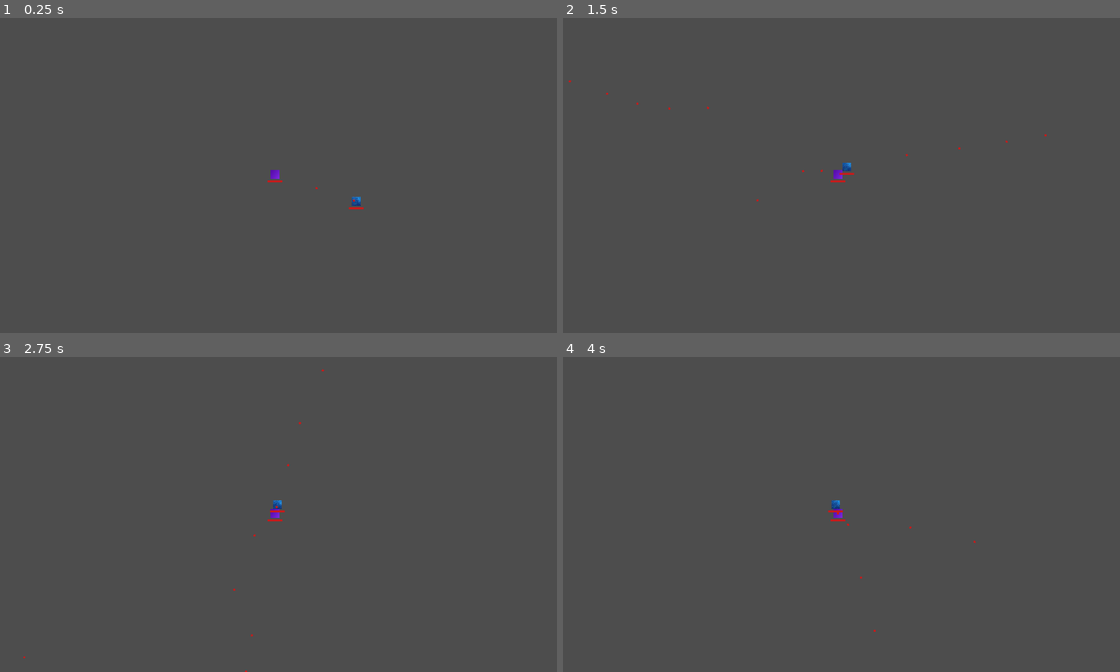
Above: before the commit, frames 1-4 (two rows, left to right).
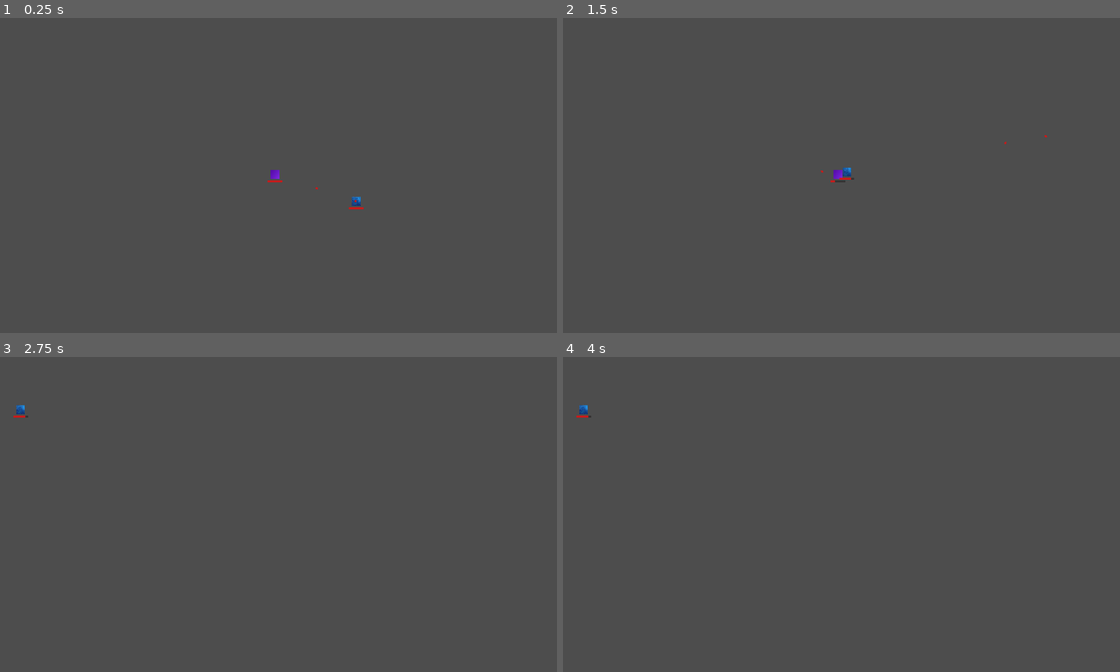
Above: after the commit, the same moments.

Repository: M-E-7/mob-fighter
Game: Godot game, scene res://Levels/basic_level.tscn
Two runs of this game, one before a commit and one after it. Both use one fixed random seed, a clock stepped at 60 frames per second and the inputs below.
Inputs (mouse positions are in pixels of both pictures, inside the frame that each line leads up to):
- Up to frame 1 (0.25 s): no input
- Up to frame 2 (1.5 s): tap Enter at 0.5 s; move the mouse to (964, 159) at 0.52 s; press the mouse at (964, 159) at 0.53 s; hold Right (ui_right) 0.53-1.28 s; move the mouse to (724, 191) at 1.27 s; release the mouse at (724, 191) at 1.28 s; hold Down (ui_down) from 1.28 s (still down); click (724, 191) at 1.35 s
- Up to frame 3 (2.75 s): move the mouse to (328, 445) at 2.02 s; release Down (ui_down) at 2.03 s; press the mouse at (328, 445) at 2.03 s; hold Right (ui_right) from 2.03 s (still down)
- Up to frame 4 (4 s): tap Space at 2.75 s; move the mouse to (808, 577) at 2.77 s; release Right (ui_right) at 2.78 s; release the mouse at (808, 577) at 2.78 s; hold Up (ui_up) 2.78-3.53 s; click (808, 577) at 2.85 s; move the mouse to (1008, 561) at 3.52 s; press the mouse at (1008, 561) at 3.53 s; hold Left (ui_left) from 3.53 s (still down)

The runs differ from the first frame. In frame 1, less than 0.1% of the frame differs, in the area x 56-65%, y 53-59%; in frame 2, 0.1%; in frame 3, 0.2%, in the area x 2-59%, y 3-100%; in frame 4, 0.2%.

Commit message:
renamed to livingEntity and fixed hurtbox damage

Diff:
--- a/Autoloads/event_bus.gd
+++ b/Autoloads/event_bus.gd
@@ -2,10 +2,10 @@
 ## Global event bus for decoupled communication between systems
 
 # Entity lifecycle
-signal entity_died(entity: Node)
+signal entity_died(entity: LivingEntity)
 
 # Damage
-signal entity_damaged(entity: Node, amount: float)
+signal entity_damaged(entity: LivingEntity, amount: float)
 
 # Health
-signal health_changed(entity: Node, current_health: float, max_health: float)
+signal health_changed(entity: LivingEntity, current_health: float, max_health: float)
--- a/Components/enemy_movement_component.gd
+++ b/Components/enemy_movement_component.gd
@@ -2,7 +2,7 @@
 class_name EnemyMovementComponent
 ## Component that moves the enemy towards the player
 
-@export var entity: Entity
+@export var entity: LivingEntity
 
 var player: Node2D
 
--- a/Components/health_component.gd
+++ b/Components/health_component.gd
@@ -2,7 +2,7 @@
 class_name HealthComponent
 ## Component that manages health state and emits signals on change
 
-@export var entity: Entity
+@export var entity: LivingEntity
 
 var current_health: float
 var max_health: float
--- a/Components/player_movement_component.gd
+++ b/Components/player_movement_component.gd
@@ -9,7 +9,7 @@
 # @export var friction: float = 800.0
 
 # var player: CharacterBody2D
-@export var entity: Entity
+@export var entity: LivingEntity
 
 
 func _ready() -> void:
--- a/Components/shoot_component.gd
+++ b/Components/shoot_component.gd
@@ -2,7 +2,7 @@
 class_name ShootComponent
 ## Base shooting component - override get_direction() and should_shoot() in subclasses
 
-@export var entity: Entity
+@export var entity: LivingEntity
 @export var bullet_scene: PackedScene
 
 var shoot_timer: float = 0.0
--- a/Entities/BasicEnemy/enemy.gd
+++ b/Entities/BasicEnemy/enemy.gd
@@ -1,4 +1,4 @@
-extends Entity
+extends LivingEntity
 ## Enemy entity that chases and shoots at the player
 
 
--- a/Entities/BasicEnemy/enemy.tscn
+++ b/Entities/BasicEnemy/enemy.tscn
@@ -7,20 +7,23 @@
 [ext_resource type="Script" uid="uid://dj35xi6x81jor" path="res://Components/enemy_shoot_component.gd" id="6_jn3v6"]
 [ext_resource type="PackedScene" uid="uid://bw4k36ug8v1ji" path="res://Entities/Projectiles/bullet.tscn" id="7_bullet"]
 
-[node name="Enemy" unique_id=1517977448 node_paths=PackedStringArray("shootComponent") instance=ExtResource("1_atj7c")]
+[node name="Enemy" unique_id=1517977448 node_paths=PackedStringArray("hurtboxComponent", "healthComponent", "healthDisplayComponent", "shootComponent") instance=ExtResource("1_atj7c")]
 script = ExtResource("2_ginvw")
-shootComponent = NodePath("Group_CombatComponents/EnemyShootComponent")
+hurtboxComponent = NodePath("HurtboxComponent")
+healthComponent = NodePath("HealthComponent")
+healthDisplayComponent = NodePath("HealthDisplayComponent")
+shootComponent = NodePath("EnemyShootComponent")
 
-[node name="EnemyMoveComponent" type="Node" parent="Group_MovementComponents" parent_id_path=PackedInt32Array(178335340) index="0" unique_id=1879233807 node_paths=PackedStringArray("entity")]
+[node name="EnemyShootComponent" type="Node" parent="." index="0" unique_id=1694847574 node_paths=PackedStringArray("entity")]
+script = ExtResource("6_jn3v6")
+entity = NodePath("..")
+bullet_scene = ExtResource("7_bullet")
+
+[node name="EnemyMoveComponent" type="Node" parent="." index="1" unique_id=1879233807 node_paths=PackedStringArray("entity")]
 script = ExtResource("1_wcjvb")
-entity = NodePath("../..")
+entity = NodePath("..")
 
-[node name="Sprite2D" parent="Group_DisplayComponents" parent_id_path=PackedInt32Array(1137442348) index="0" unique_id=386316919]
+[node name="SpriteDisplay" parent="." index="6" unique_id=386316919]
 position = Vector2(-9.536743e-07, -0.08333515)
 scale = Vector2(0.14285715, 0.16823897)
 texture = ExtResource("4_kra7d")
-
-[node name="EnemyShootComponent" type="Node" parent="Group_CombatComponents" parent_id_path=PackedInt32Array(1757825401) index="0" unique_id=1694847574 node_paths=PackedStringArray("entity")]
-script = ExtResource("6_jn3v6")
-entity = NodePath("../..")
-bullet_scene = ExtResource("7_bullet")
--- a/Entities/LivingEntity/livingEntity.gd
+++ b/Entities/LivingEntity/livingEntity.gd
@@ -1,5 +1,5 @@
 extends CharacterBody2D
-class_name Entity
+class_name LivingEntity
 ## Entity coordinator that manages components
 ## Provides clean API for external systems to access player components
 
@@ -24,8 +24,8 @@
 
 func _ready() -> void:
 	pass
-	# EventBus.entity_died.connect(_on_entity_died)
-	# EventBus.entity_damaged.connect(_on_entity_damaged)
+	EventBus.entity_died.connect(_on_entity_died)
+	EventBus.entity_damaged.connect(_on_entity_damaged)
 
 
 func _on_entity_died(entity: Node) -> void:
--- a/Entities/LivingEntity/living_entity.tscn
+++ b/Entities/LivingEntity/living_entity.tscn
@@ -15,38 +15,30 @@
 [node name="LivingEntity" type="CharacterBody2D" unique_id=1517977448 node_paths=PackedStringArray("hurtboxComponent", "healthComponent", "healthDisplayComponent")]
 motion_mode = 1
 script = ExtResource("1_dp8jy")
-hurtboxComponent = NodePath("Group_HealthComponents/HurtboxComponent")
-healthComponent = NodePath("Group_HealthComponents/HealthComponent")
-healthDisplayComponent = NodePath("Group_DisplayComponents/HealthDisplayComponent")
+hurtboxComponent = NodePath("HurtboxComponent")
+healthComponent = NodePath("HealthComponent")
+healthDisplayComponent = NodePath("HealthDisplayComponent")
 
 [node name="CollisionShape2D" type="CollisionShape2D" parent="." unique_id=1985241145]
 shape = SubResource("RectangleShape2D_mv1ah")
 
-[node name="Group_MovementComponents" type="Node2D" parent="." unique_id=178335340]
-
-[node name="Group_DisplayComponents" type="Node2D" parent="." unique_id=1137442348]
-
-[node name="Sprite2D" type="Sprite2D" parent="Group_DisplayComponents" unique_id=386316919]
-position = Vector2(-9.536743e-07, -1.1920929e-06)
-scale = Vector2(0.14285715, 0.16666664)
-texture = ExtResource("2_vbkgc")
-
-[node name="HealthDisplayComponent" type="Node" parent="Group_DisplayComponents" unique_id=1536352201]
-script = ExtResource("3_c7hku")
-metadata/_custom_type_script = "uid://obmawqbp2dbr"
-
-[node name="Group_HealthComponents" type="Node2D" parent="." unique_id=494937957]
-
-[node name="HurtboxComponent" type="Area2D" parent="Group_HealthComponents" unique_id=247793805]
+[node name="HurtboxComponent" type="Area2D" parent="." unique_id=247793805]
 collision_layer = 2
 collision_mask = 0
 script = ExtResource("4_okp11")
 
-[node name="CollisionShape2D" type="CollisionShape2D" parent="Group_HealthComponents/HurtboxComponent" unique_id=1915092955]
+[node name="CollisionShape2D" type="CollisionShape2D" parent="HurtboxComponent" unique_id=1915092955]
 shape = SubResource("RectangleShape2D_hurtbox")
 
-[node name="HealthComponent" type="Node" parent="Group_HealthComponents" unique_id=1768236817 node_paths=PackedStringArray("entity")]
+[node name="HealthComponent" type="Node" parent="." unique_id=1768236817 node_paths=PackedStringArray("entity")]
 script = ExtResource("5_h8fn5")
-entity = NodePath("../..")
+entity = NodePath("..")
 
-[node name="Group_CombatComponents" type="Node2D" parent="." unique_id=1757825401]
+[node name="HealthDisplayComponent" type="Node" parent="." unique_id=1536352201]
+script = ExtResource("3_c7hku")
+metadata/_custom_type_script = "uid://obmawqbp2dbr"
+
+[node name="SpriteDisplay" type="Sprite2D" parent="." unique_id=386316919]
+position = Vector2(-9.536743e-07, -1.1920929e-06)
+scale = Vector2(0.14285715, 0.16666664)
+texture = ExtResource("2_vbkgc")
--- a/Entities/Player/player.gd
+++ b/Entities/Player/player.gd
@@ -1,4 +1,4 @@
-extends Entity
+extends LivingEntity
 
 func _ready() -> void:
 	add_to_group("player")
--- a/Entities/Player/player.tscn
+++ b/Entities/Player/player.tscn
@@ -9,21 +9,21 @@
 
 [node name="Player" unique_id=1517977448 node_paths=PackedStringArray("hurtboxComponent", "healthComponent", "healthDisplayComponent", "shootComponent") instance=ExtResource("1_tekja")]
 script = ExtResource("2_4wf4l")
-hurtboxComponent = NodePath("Group_HealthComponents/HurtboxComponent")
-healthComponent = NodePath("Group_HealthComponents/HealthComponent")
-healthDisplayComponent = NodePath("Group_DisplayComponents/HealthDisplayComponent")
-shootComponent = NodePath("Group_CombatComponents/PlayerShootComponent")
+hurtboxComponent = NodePath("HurtboxComponent")
+healthComponent = NodePath("HealthComponent")
+healthDisplayComponent = NodePath("HealthDisplayComponent")
+shootComponent = NodePath("PlayerShootComponent")
 
-[node name="PlayerMovementComponent" type="Node" parent="Group_MovementComponents" parent_id_path=PackedInt32Array(178335340) index="0" unique_id=43143339 node_paths=PackedStringArray("entity")]
+[node name="PlayerShootComponent" type="Node" parent="." index="0" unique_id=1987147555 node_paths=PackedStringArray("entity")]
+script = ExtResource("6_shoot")
+entity = NodePath("..")
+bullet_scene = ExtResource("7_bullet")
+
+[node name="PlayerMovementComponent" type="Node" parent="." index="1" unique_id=43143339 node_paths=PackedStringArray("entity")]
 script = ExtResource("2_movement")
-entity = NodePath("../..")
+entity = NodePath("..")
 
-[node name="Sprite2D" parent="Group_DisplayComponents" parent_id_path=PackedInt32Array(1137442348) index="0" unique_id=386316919]
+[node name="SpriteDisplay" parent="." index="6" unique_id=386316919]
 position = Vector2(-2.3841858e-07, -9.536743e-07)
 scale = Vector2(0.08333333, 0.06642065)
 texture = ExtResource("4_mv1ah")
-
-[node name="PlayerShootComponent" type="Node" parent="Group_CombatComponents" parent_id_path=PackedInt32Array(1757825401) index="0" unique_id=1987147555 node_paths=PackedStringArray("entity")]
-script = ExtResource("6_shoot")
-entity = NodePath("../..")
-bullet_scene = ExtResource("7_bullet")
--- a/Levels/basic_level.tscn
+++ b/Levels/basic_level.tscn
@@ -2,16 +2,12 @@
 
 [ext_resource type="PackedScene" uid="uid://cib5unlpojl15" path="res://Entities/Player/player.tscn" id="1_fji1c"]
 [ext_resource type="PackedScene" uid="uid://cfq18x28fbfcm" path="res://Entities/BasicEnemy/enemy.tscn" id="2_b41s8"]
-[ext_resource type="Script" uid="uid://b7jws2ckucrfd" path="res://Entities/Player/player.gd" id="3_a3f5f"]
 
 [node name="BasicLevel" type="Node2D" unique_id=1745901464]
 
 [node name="Player" parent="." unique_id=1517977448 instance=ExtResource("1_fji1c")]
-motion_mode = 0
 
 [node name="Camera2D" type="Camera2D" parent="Player" unique_id=1348273924]
 
 [node name="Enemy" parent="." unique_id=1691853550 instance=ExtResource("2_b41s8")]
 position = Vector2(196, 65)
-motion_mode = 0
-script = ExtResource("3_a3f5f")
